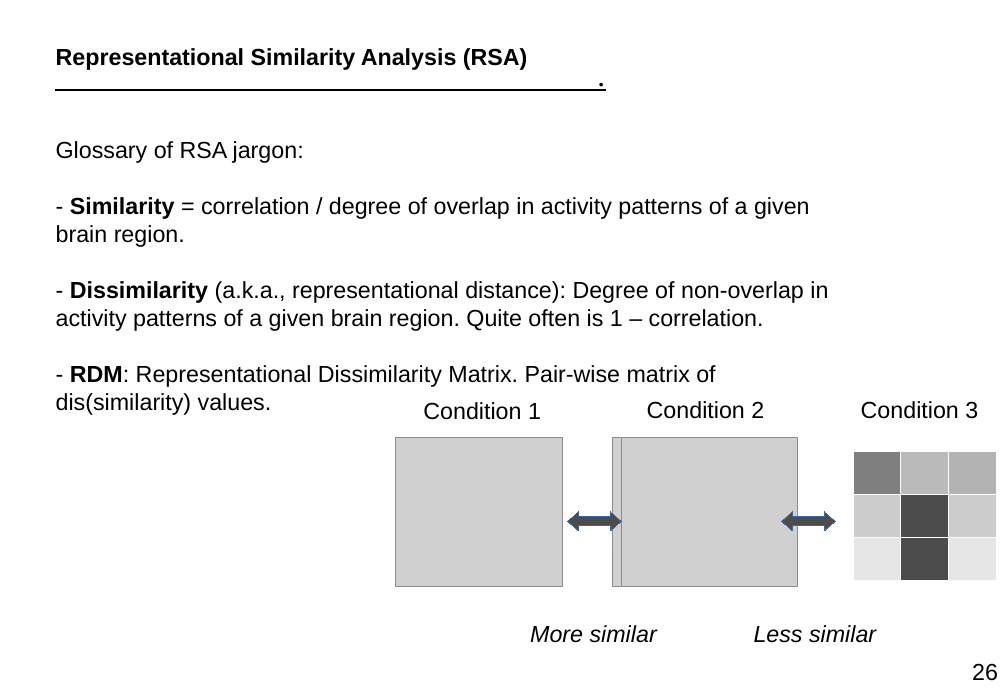
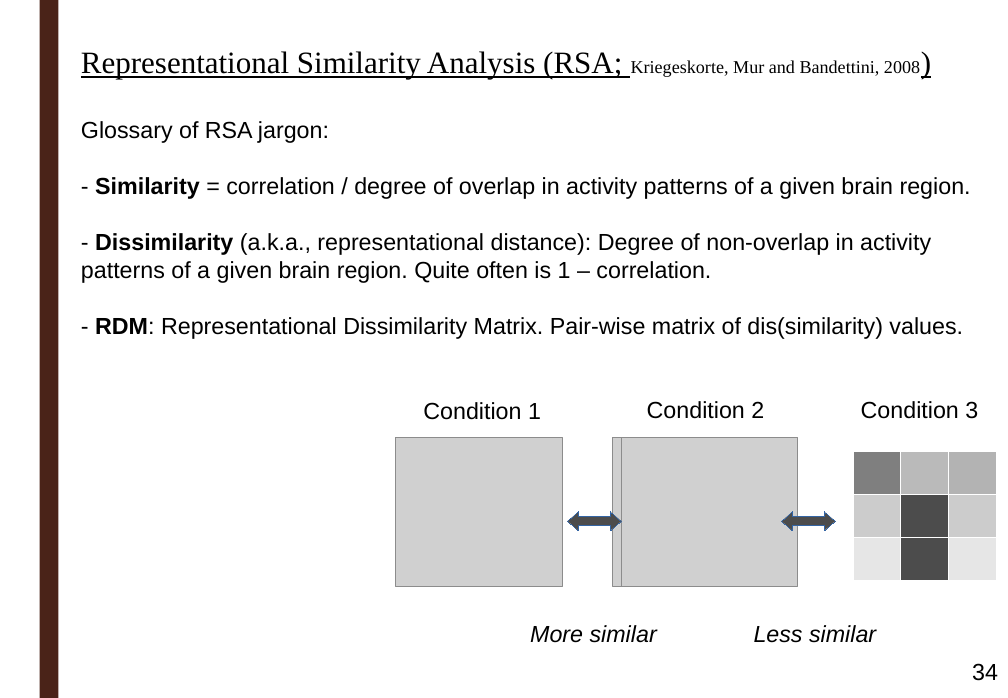
Before and after one commit to ortiztud/fmri_analysis_intro, a slide deck: slide 34 of slides/slides_session-5.pptx (slide 26 before the commit). Drawn at 1008x698 pixels with LibreOffice and Linux fonts; fonts in the diff are those of the drawing; grey boxes stand for pictures; background and template pictures are left out. Boxes give left, top, right and bottom in pixels: in the first picture for what was removed or moved away, otherwise in the second. Text is boxed around its words. In the diff, an @@ line names an element or a change of style, - is before the commit and + after.

```diff
--- a/slides/slides_session-5.pptx
+++ b/slides/slides_session-5.pptx
@@ rectangle added at bbox=[39, 0, 58, 698], fill #4A2318 @@
@@ text removed at bbox=[46, 51, 984, 101] @@
-.
@@ text at bbox=[81, 51, 920, 79]: text changed; size 18 to 24 pt; font Arial to Times New Roman; bold off @@
-Representational Similarity Analysis (RSA)
+Representational Similarity Analysis (RSA; Kriegeskorte, Mur and Bandettini, 2008)
@@ text "Glossary of RSA jargon:" rewrapped from bbox=[56, 141, 828, 415] to bbox=[81, 121, 971, 339] @@
@@ page number at bbox=[972, 663, 998, 681]: text changed @@
-26
+34
```
Also in this commit, not shown: 19 other slides changed, 15 slides added, 7 slides removed, 1 other file.
